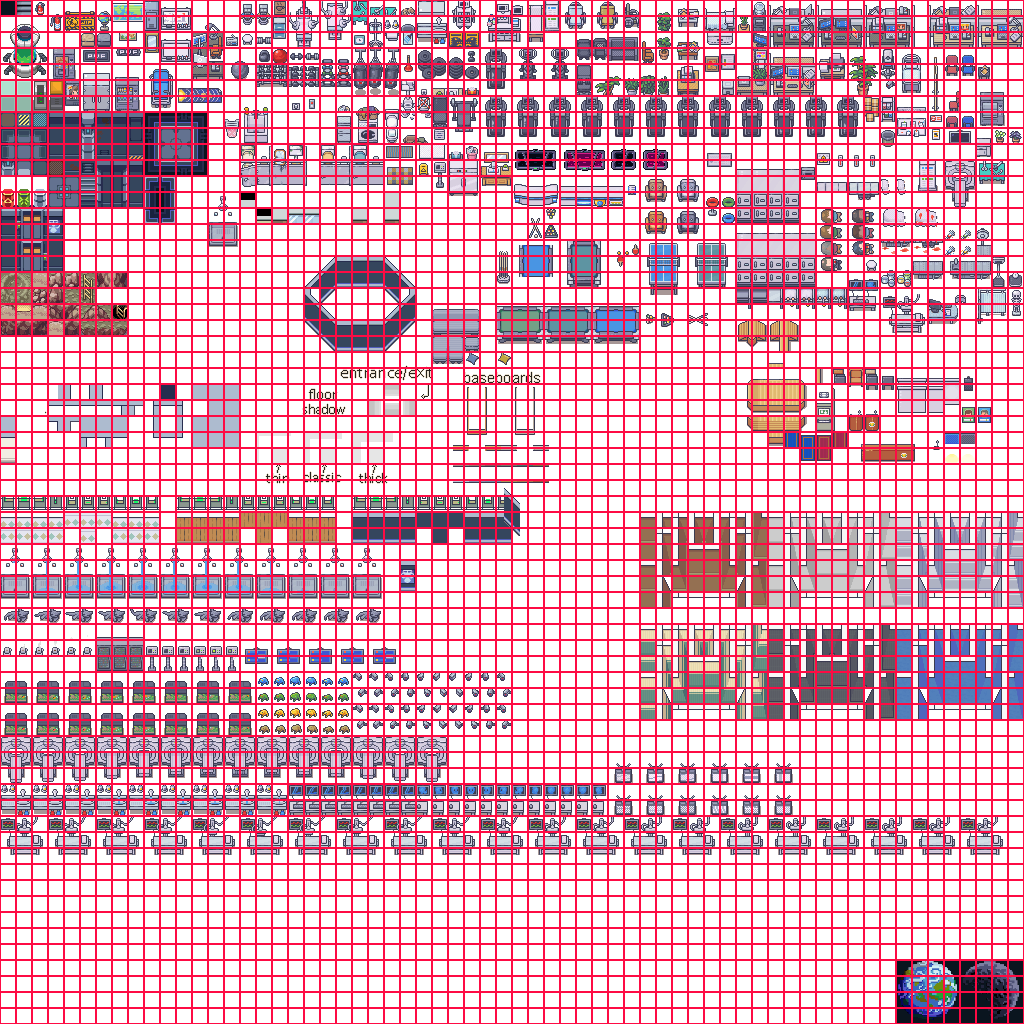
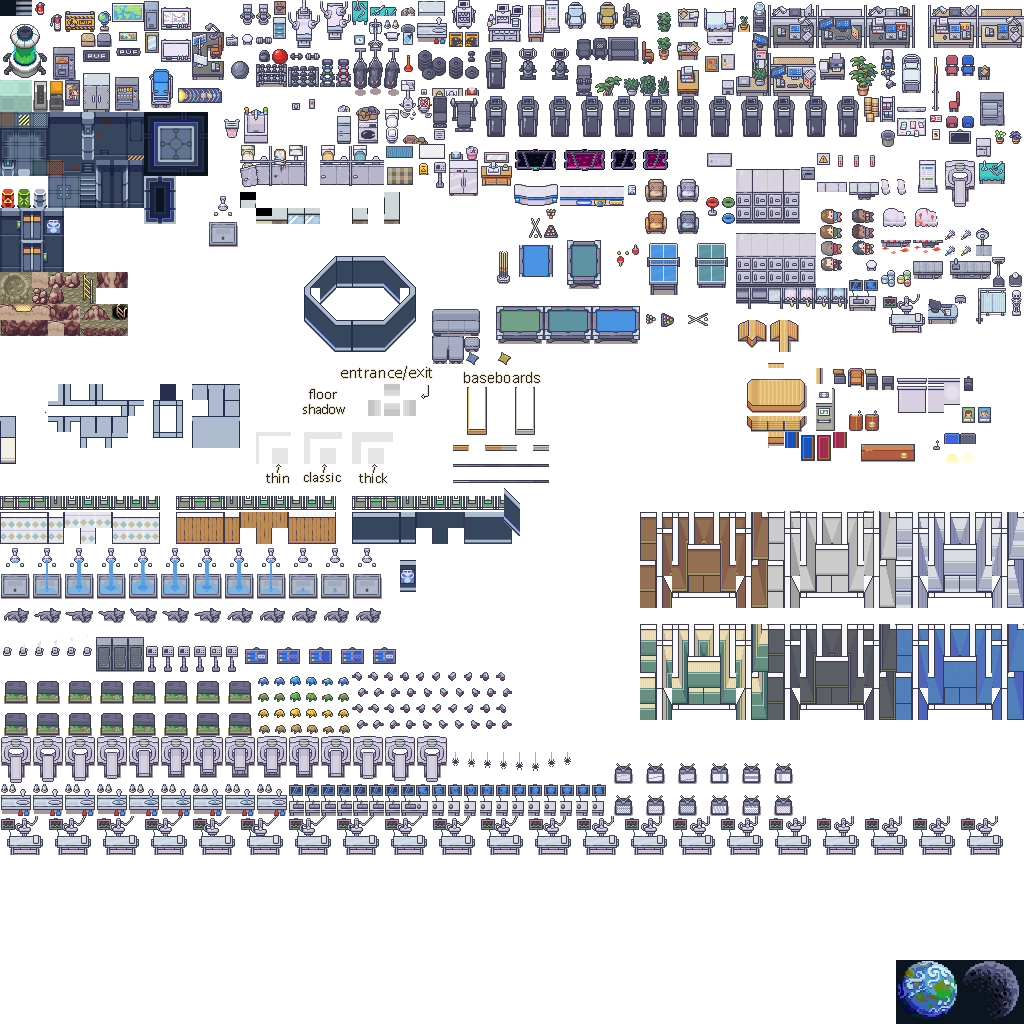
Layer changes from the first w=1024, h=1024 image to the second:
hid "GRILLE" over [left=0, top=0, right=1024, bottom=1024]
added layer "Calque 315" above "Calque 311" over [left=452, top=752, right=571, bottom=771]
